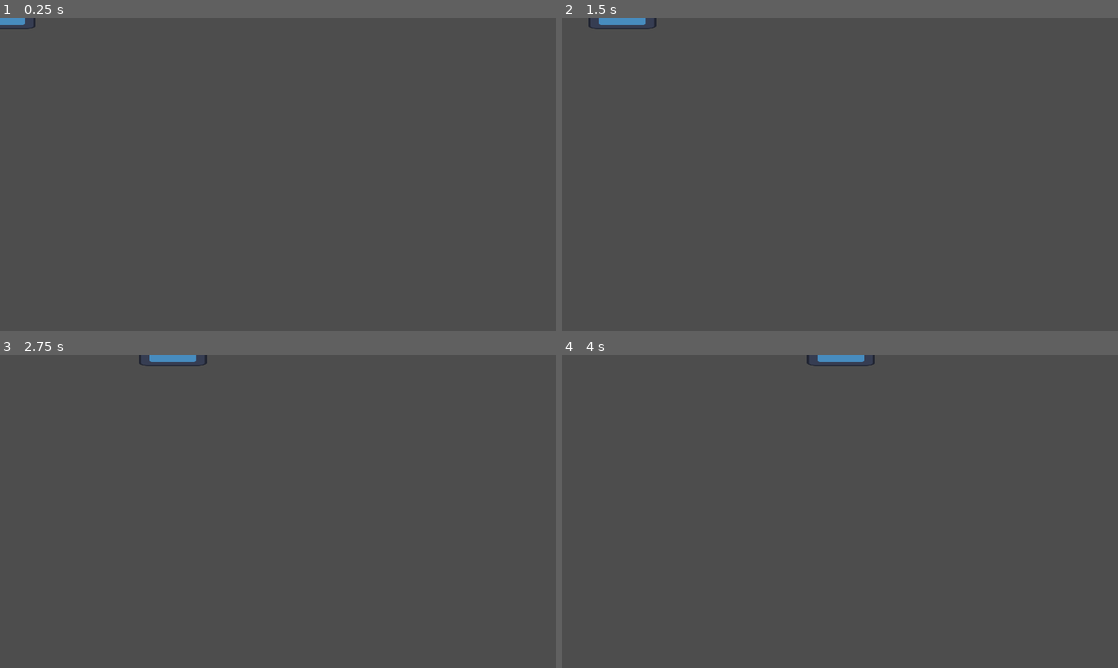
Above: before the commit, frames 1-4 (two rows, left to right).
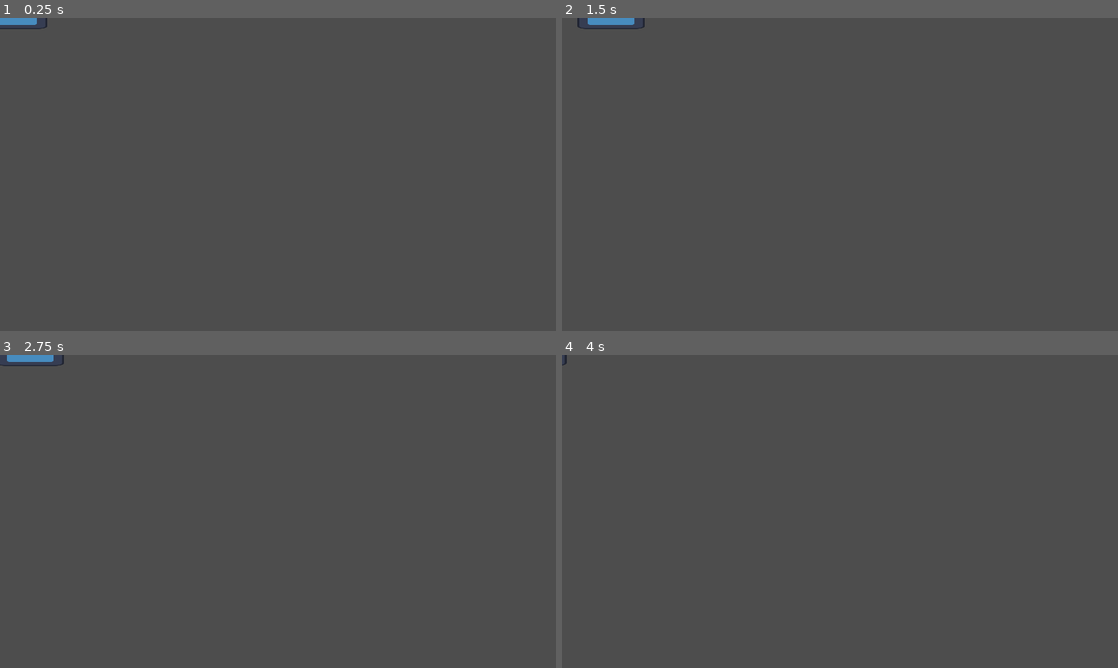
Above: after the commit, the same moments.

Repository: MaddMavv/Project-Doll-House
Game: Godot game, scene res://First Prototype copy 2/blueDrone.tscn
The game is run twice, just before and just after one commit, with the same random seed, the same clock (stepped at 60 frames per second) and the same inputs. This scene is started directly instead of the project's main scene. The engine's default icon, where the game draws it, is replaced by a stand-in: a white triangle on a blue panel in a dark square.
Inputs:
- Up to frame 1 (0.25 s): no input
- Up to frame 2 (1.5 s): tap Enter (ui_accept) at 0.5 s; hold D (move right) from 0.53 s (still down); tap Space (jump) at 0.6, 0.77, 1.07 s; tap K (attack) at 1.35 s
- Up to frame 3 (2.75 s): tap Space (jump) at 1.52, 1.55, 1.82, 2.3 s; release D (move right) at 2.03 s; hold A (move left) from 2.03 s (still down); tap J (melee) at 2.1 s
- Up to frame 4 (4 s): keep holding A (move left); tap L (shout) at 2.85 s; tap Space (jump) at 3.02, 3.05, 3.32, 3.6, 3.77 s

The runs differ from the first frame. In frame 1, less than 0.1% of the frame differs, in the area x 4-9%, y 0-4%; in frame 2, 0.1%; in frame 3, 0.5%, in the area x 0-38%, y 0-4%; in frame 4, 0.3%.

Commit message:
Drone Movement Overhaul
also you take damage when jumping on cops heads

Diff:
--- a/DroneB.gd
+++ b/DroneB.gd
@@ -57,7 +57,7 @@
 			velocity.x *= -1
 	if stun == true:
 		home = false
-		position = lerp(position, start, .4 * delta)
+		position = lerp(position, start, .7 * delta)
 		#move_and_collide(fall * delta)
 
 func barb_falls_off():
--- a/blueDrone.gd
+++ b/blueDrone.gd
@@ -11,13 +11,20 @@
 var barb
 
 #new code for drone movement
-var targetX
-@export var range = Vector2(500, 0)
-@export var h_move = Vector2(0.00, 0.00)
-@export var add = Vector2(0.01, 0.00)
+#var targetX
+#@export var range = Vector2(500, 0)
+#@export var h_move = Vector2(0.00, 0.00)
+#@export var add = Vector2(0.01, 0.00)
 #old movement code but leaving it in for now
 #var left = 210
 #var right = 200
+
+#NEW NEW code for drone movement
+@export var acceleration = Vector2(0.00, 0.00)
+@export var velo = Vector2(5, 0)
+##this changes the drone distance
+@export var accNum = Vector2(0.05, 0.00)
+@export var moveSpeed = 5
 
 var start
 var chase = false
@@ -41,10 +48,21 @@
 func move(delta):
 
 	if stun == false and home == true:
-		#moves up and down
-		targetX = sin(h_move.x) * range.x * delta
-		position.x += targetX
-		h_move.x += add.x
+		#moves left and right
+		position += velo
+		velo += acceleration
+		velo.x = clamp(velo.x, -moveSpeed, moveSpeed)
+
+		if position.x > start.x:
+			acceleration.x = -accNum.x
+
+		if position.x < start.x:
+			acceleration.x = accNum.x
+
+		#out with the old
+		#targetX = sin(h_move.x) * range.x * delta
+		#position.x += targetX
+		#h_move.x += add.x
 
 		#old movement
 		#position += velocity * delta
@@ -59,14 +77,14 @@
 		position.y -= 225 * delta
 	elif position.y < start.y:
 		position.y = start.y
+		home = true
+	#if home == false and position.y == start.y and position.x > start.x:
+	#	position.x -= 225 * delta
 
-	if home == false and position.y == start.y and position.x > start.x:
-		position.x -= 225 * delta
-
-	if stun == false and home == false and position.y == start.y and position.x < start.x:
-		position.x = start.x
-		home = true
-		h_move = Vector2(0.00, 0.00)
+	#if stun == false and home == false and position.y == start.y and position.x < start.x:
+	#	position.x = start.x
+	#	home = true
+		#h_move = Vector2(0.00, 0.00)
 
 
 func shoot_at_player():
--- a/cop.gd
+++ b/cop.gd
@@ -131,3 +131,8 @@
 
 func death():
 	self.queue_free()
+
+
+func _on_area_2d_body_entered(body):
+	if body.name == "BarB":
+		body.TRAIN() # Replace with function body.
--- a/cop.tscn
+++ b/cop.tscn
@@ -46,6 +46,9 @@
 
 [sub_resource type="RectangleShape2D" id="RectangleShape2D_cmqe0"]
 size = Vector2(848, 269)
+
+[sub_resource type="CircleShape2D" id="CircleShape2D_vvjex"]
+radius = 21.0238
 
 [node name="cop" type="CharacterBody2D" groups=["Enemies"]]
 collision_mask = 7
@@ -109,6 +112,12 @@
 position = Vector2(53, 113)
 collision_mask = 3
 
+[node name="Area2D" type="Area2D" parent="."]
+
+[node name="CollisionShape2D" type="CollisionShape2D" parent="Area2D"]
+position = Vector2(-12, -114)
+shape = SubResource("CircleShape2D_vvjex")
+
 [connection signal="body_entered" from="PlayerDetection" to="." method="_on_player_detection_body_entered"]
 [connection signal="body_exited" from="PlayerDetection" to="." method="_on_player_detection_body_exited"]
 [connection signal="body_entered" from="RunAway" to="." method="_on_run_away_body_entered"]
@@ -117,3 +126,4 @@
 [connection signal="body_exited" from="Stop" to="." method="_on_stop_body_exited"]
 [connection signal="timeout" from="Timer" to="." method="_on_timer_timeout"]
 [connection signal="timeout" from="StunTimer" to="." method="_on_stun_timer_timeout"]
+[connection signal="body_entered" from="Area2D" to="." method="_on_area_2d_body_entered"]
--- a/level_2.tscn
+++ b/level_2.tscn
@@ -306,43 +306,48 @@
 
 [node name="redDrone" parent="Baddies/Drones/Red Drones" instance=ExtResource("10_lhnsx")]
 position = Vector2(5783, -1115)
-range = Vector2(0, 100)
+accNum = Vector2(0, 0.023)
 
 [node name="redDrone2" parent="Baddies/Drones/Red Drones" instance=ExtResource("10_lhnsx")]
-position = Vector2(66460, -835)
-range = Vector2(0, 350)
+position = Vector2(66532, -332)
+accNum = Vector2(0, 0.03)
 
 [node name="redDrone3" parent="Baddies/Drones/Red Drones" instance=ExtResource("10_lhnsx")]
-position = Vector2(67658, -1244)
-v_move = Vector2(0, 100)
-add = Vector2(0, 0.009)
+position = Vector2(67646, -584)
+velo = Vector2(0, -5)
+accNum = Vector2(0, 0.02)
+moveSpeed = 6
 
 [node name="redDrone4" parent="Baddies/Drones/Red Drones" instance=ExtResource("10_lhnsx")]
-position = Vector2(68860, -835)
-range = Vector2(0, 350)
+position = Vector2(68884, -595)
+accNum = Vector2(0, 0.02)
+moveSpeed = 6
 
 [node name="redDrone5" parent="Baddies/Drones/Red Drones" instance=ExtResource("10_lhnsx")]
-position = Vector2(70058, -1244)
-v_move = Vector2(0, 100)
-add = Vector2(0, 0.009)
+position = Vector2(70034, -429)
+accNum = Vector2(0, 0.03)
+moveSpeed = 8
 
 [node name="redDrone6" parent="Baddies/Drones/Red Drones" instance=ExtResource("10_lhnsx")]
-position = Vector2(71260, -835)
-range = Vector2(0, 350)
+position = Vector2(71176, -296)
+velo = Vector2(0, -5)
+accNum = Vector2(0, 0.027)
+moveSpeed = 6
 
 [node name="Blue Drones" type="Node2D" parent="Baddies/Drones"]
 
 [node name="blueDrone2" parent="Baddies/Drones/Blue Drones" instance=ExtResource("14_r1v73")]
-position = Vector2(8399, 115)
-range = Vector2(250, 0)
+position = Vector2(8826, 96)
+accNum = Vector2(0.04, 0)
+moveSpeed = 4
 
 [node name="blueDrone4" parent="Baddies/Drones/Blue Drones" instance=ExtResource("14_r1v73")]
-position = Vector2(78465, 111)
-range = Vector2(1300, 0)
+position = Vector2(79639, 130)
+accNum = Vector2(0.015, 0)
 
 [node name="blueDrone3" parent="Baddies/Drones/Blue Drones" instance=ExtResource("14_r1v73")]
-position = Vector2(10290, 115)
-range = Vector2(250, 0)
+position = Vector2(10823, 96)
+accNum = Vector2(0.035, 0)
 
 [node name="DroneB" parent="Baddies/Drones" instance=ExtResource("20_256xk")]
 position = Vector2(3406, -1488)
@@ -384,7 +389,7 @@
 scale = Vector2(2.5, 2.5)
 
 [node name="cop4" parent="Baddies/cops" instance=ExtResource("15_xdgsa")]
-position = Vector2(8411, -313)
+position = Vector2(8849, -324)
 scale = Vector2(2.5, 2.5)
 
 [node name="cop11" parent="Baddies/cops" instance=ExtResource("15_xdgsa")]
@@ -392,7 +397,7 @@
 scale = Vector2(2.5, 2.5)
 
 [node name="cop8" parent="Baddies/cops" instance=ExtResource("15_xdgsa")]
-position = Vector2(78472, -319)
+position = Vector2(79654, -289)
 scale = Vector2(2.5, 2.5)
 
 [node name="cop9" parent="Baddies/cops" instance=ExtResource("15_xdgsa")]
@@ -404,7 +409,7 @@
 scale = Vector2(2.5, 2.5)
 
 [node name="cop5" parent="Baddies/cops" instance=ExtResource("15_xdgsa")]
-position = Vector2(10302, -297)
+position = Vector2(10830, -327)
 scale = Vector2(2.5, 2.5)
 
 [node name="Warning" type="Timer" parent="."]
--- a/redDrone.gd
+++ b/redDrone.gd
@@ -10,12 +10,21 @@
 @onready var player = get_tree().get_first_node_in_group("BarB")
 @onready var barb : CharacterBody2D = get_node("../../../../BarB")
 
+
+##NEW NEW movement
+@export var acceleration = Vector2(0.00, 0.00)
+@export var velo = Vector2(0, 5)
+##this changes the drone distance
+@export var accNum = Vector2(0.00, 0.015)
+@export var moveSpeed = 5
+var fall = Vector2(0, 600)
+
 #new drone movement
-var targetY
-@export var range = Vector2(0, 500)
-@export var v_move = Vector2(0.00, 0.00)
-@export var add = Vector2(0.00, 0.01)
-var fall = Vector2(0, 400)
+#var targetY
+#@export var range = Vector2(0, 500)
+#@export var v_move = Vector2(0.00, 0.00)
+#@export var add = Vector2(0.00, 0.01)
+
 
 #old script - track changes for now
 #var top = 250
@@ -26,7 +35,6 @@
 var stun = false
 var home = true
 var direction = -1
-#for when stunned
 var gravity = ProjectSettings.get_setting("physics/2d/default_gravity")
 var on = false;
 
@@ -41,24 +49,43 @@
 	shoot_at_player()
 
 func move(delta):
-	if stun == false and home == true:
-		#moves up and down
-		targetY = sin(v_move.y) * range.y * delta
-		position.y += targetY
-		v_move.y += add.y
+		##out with the old
+		#targetY = sin(v_move.y) * range.y * delta
+		#position.y += targetY
+		#v_move.y += add.y
 		#print(position.y)
 
 	if stun == true:
 		home = false
 		#falls to the ground
 		move_and_collide(fall * delta)
-	elif home == false and position.y > start.y:
-		position.y -= 225 * delta
+	elif stun == false and home == false:
+		velo.y = -5
+		position += velo
+	else:
+		#moves up and down
+		position += velo
+		velo += acceleration
+		velo.y = clamp(velo.y, -moveSpeed, moveSpeed)
 
-	if stun == false and position.y < start.y and home == false:
-		position.y = start.y
+		if position.y > start.y:
+			acceleration.y = -accNum.y
+
+		if position.y < start.y:
+			acceleration.y = accNum.y
+
+	#resets motion after stun
+	if stun == false and home == false and position.y < start.y:
 		home = true
-		v_move = Vector2(0.00, 0.00)
+
+	#more old code -- will get rid of it once I'm confident this fix works on other computers
+	#elif home == false and position.y > start.y:
+	#	position.y -= 225 * delta
+
+	#if stun == false and position.y < start.y:
+		#position.y = start.y
+	#	home = true
+		#v_move = Vector2(0.00, 0.00)
 
 func shoot_at_player():
 	#shoot function (below) calls bullet using this node
@@ -78,8 +105,6 @@
 
 
 func stunned():
-	#press TAB to stun drone
-	####will be replaced with actual stun####
 	if chase == true:
 		stun = true
 		$StunTimer.start()
Not shown: 1 places in cop.tscn that only renumber resources
